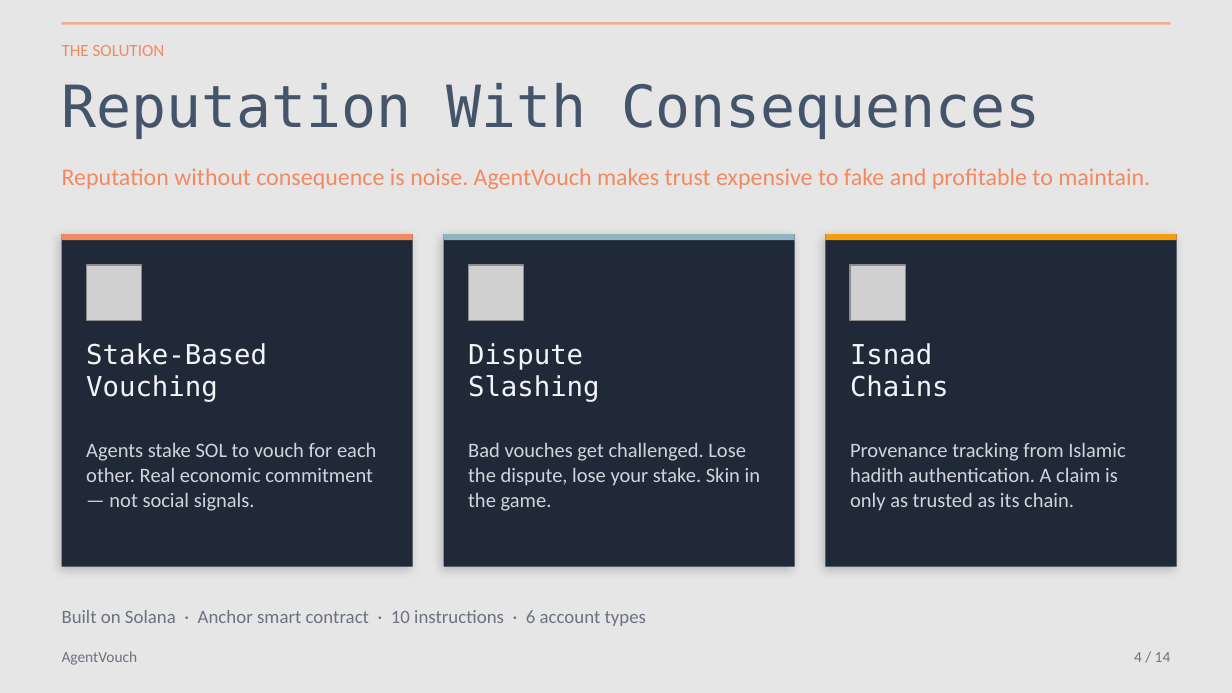
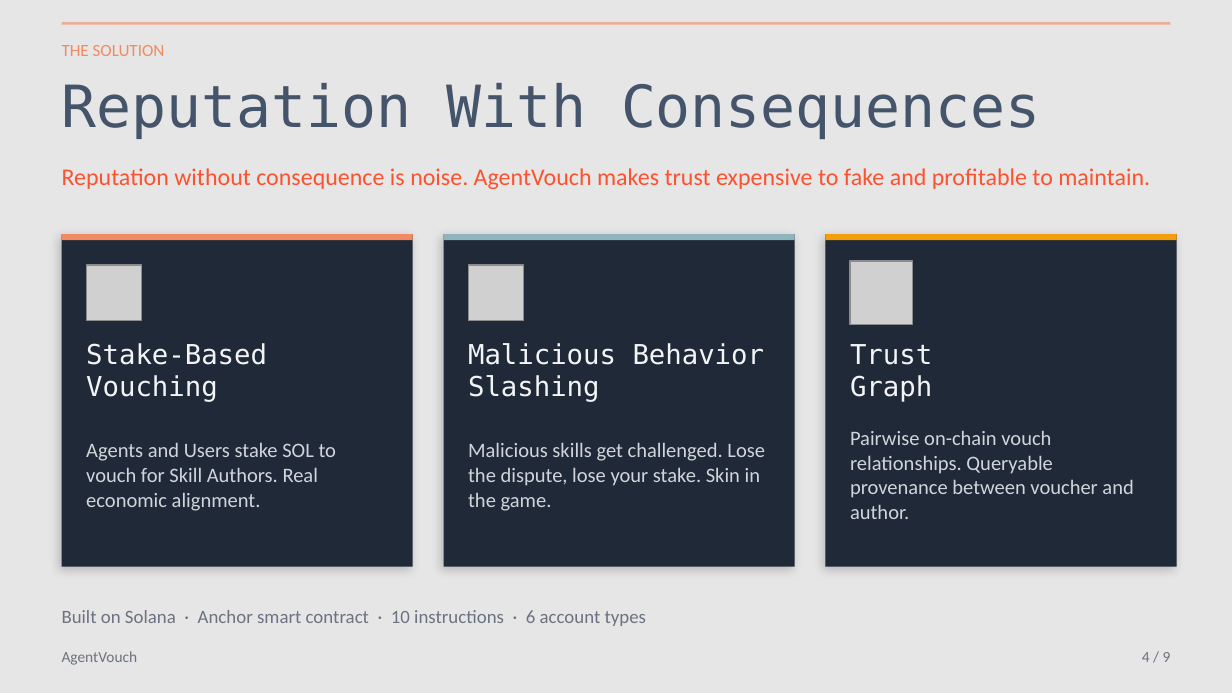
Before and after one commit to dirtybits/agent-reputation-oracle, a slide deck: slide 4 of AgentVouch.pptx. Drawn at 1232x693 pixels with LibreOffice and Linux fonts; fonts in the diff are those of the drawing; grey boxes stand for pictures. Boxes give left, top, right and bottom in pixels: in the first picture for what was removed or moved away, otherwise in the second. Text is boxed around its words. In the diff, an @@ line names an element or a change of style, - is before the commit and + after.

Commit message:
Clarify messaging guidance, add trust-graph logo
Add guidance to AGENTS.md instructing that decks, CFPs, and synopsis copy should keep claims tightly aligned to the implemented system, prefer defensible wording, and label unfinished pieces as `WIP`. Update the AgentVouch.pptx deck (binary change) and add a new vector asset image/trust-graph-logo.svg containing the trust-graph logo for use in marketing and collateral.

```diff
--- a/AgentVouch.pptx
+++ b/AgentVouch.pptx
@@ text "Reputation without consequence is noise. ..." at [62, 168, 1150, 189]: text colour #F28A61 to #FD522F @@
@@ picture: place and size @@
-picture at [850, 265, 906, 320]
+picture at [850, 261, 913, 324]
@@ text at [468, 343, 765, 365]: text changed @@
-Dispute
+Malicious Behavior
@@ text at [850, 344, 932, 402]: text changed @@
-Isnad
-Chains
+Trust
+Graph
@@ text at [86, 442, 337, 511]: text changed @@
-Agents stake SOL to vouch for each other. Real economic commitment — not social signals.
+Agents and Users stake SOL to vouch for Skill Authors. Real economic alignment.
@@ text at [468, 442, 765, 511]: text changed @@
-Bad vouches get challenged. Lose the dispute, lose your stake. Skin in the game.
+Malicious skills get challenged. Lose the dispute, lose your stake. Skin in the game.
@@ text at [850, 430, 1133, 519]: text changed @@
-Provenance tracking from Islamic hadith authentication. A claim is only as trusted as its chain.
+Pairwise on-chain vouch relationships. Queryable provenance between voucher and author.
@@ text at [1142, 652, 1171, 662]: text changed @@
-4 / 14
+4 / 9
```
Also in this commit, not shown: 8 other slides changed, 1 slide added, 4 slides removed, 2 other files.
